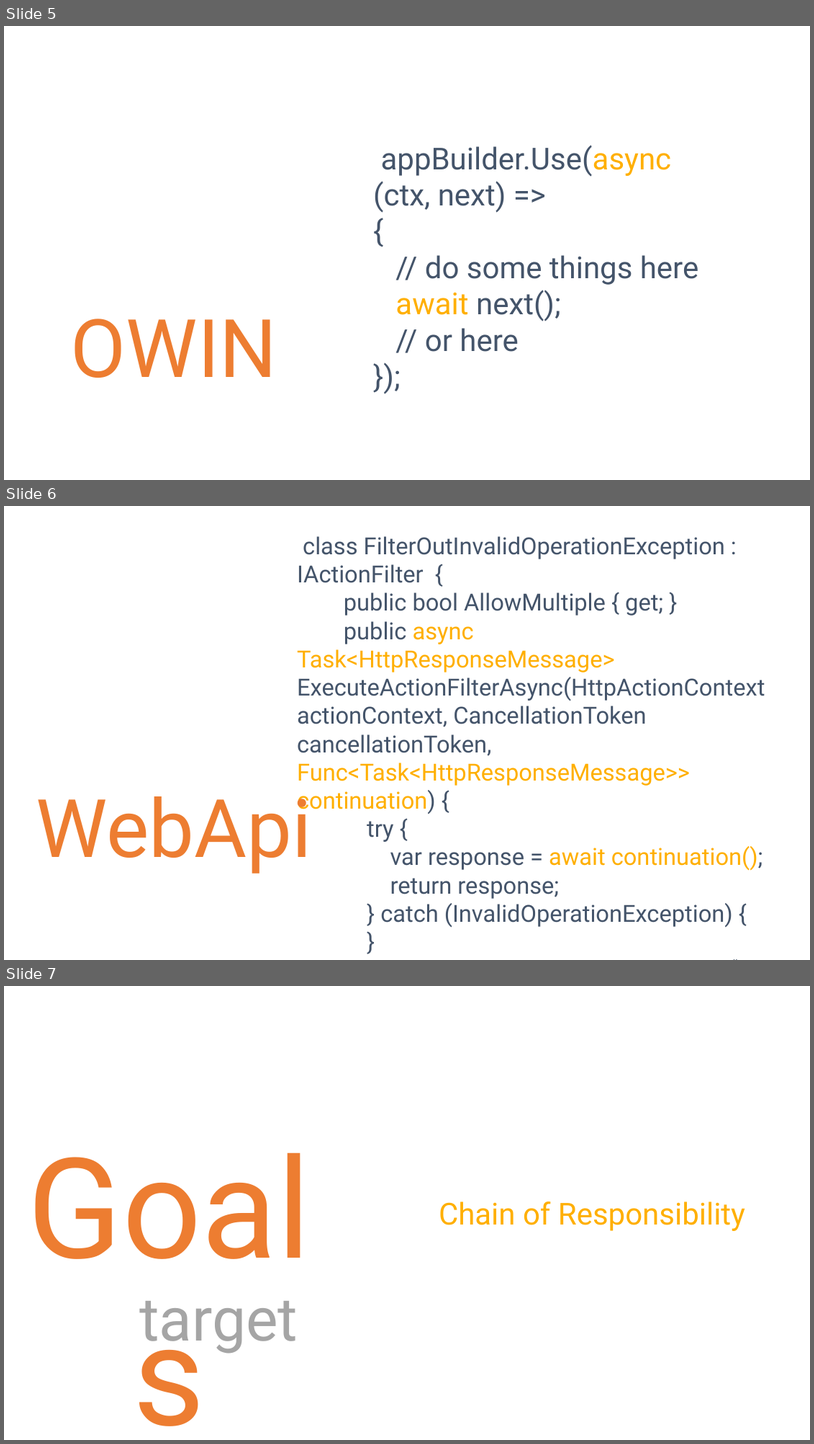
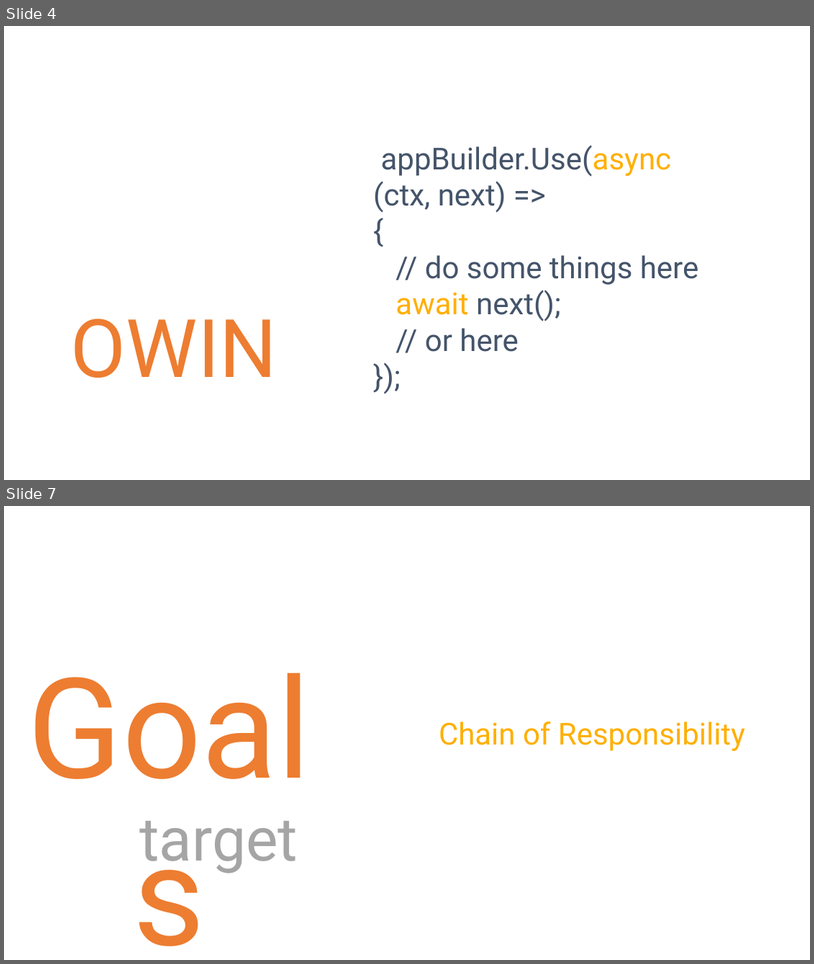
Before and after one commit to danielmarbach/async-dolls, a slide deck: presentation.pptx. Shown one above the other, each under a label of ours: slides 5, 6 and 7 before the commit, slides 4 and 7 after it; the slides between them are not shown. The pictures are 814x1444 and 814x964 pixels, drawn with LibreOffice and Linux fonts; fonts in the diff are those of the drawing. Boxes give left, top, right and bottom in pixels: in the first picture for what was removed or moved away, otherwise in the second. Text is boxed around its words. In the diff, an @@ line names an element or a change of style, - is before the commit and + after.

```diff
--- a/presentation.pptx
+++ b/presentation.pptx
@@ slide 6 removed at (4, 506, 810, 960), background #FFFFFF @@
@@ text removed at (297, 536, 765, 927) @@
-class FilterOutInvalidOperationException : IActionFilter {
-public bool AllowMultiple { get; }
-public async Task<HttpResponseMessage> ExecuteActionFilterAsync(HttpActionContext actionContext, CancellationToken cancellationToken, Func<Task<HttpResponseMessage>> continuation) {
-try {
-var response = await continuation();
-return response;
-} catch (InvalidOperationException) {
-}
-return new HttpResponseMessage();
-}
-}
@@ text removed at (36, 795, 312, 873) @@
-WebApi
@@ what was slide 5 is now slide 4 @@
```
Also in this commit, not shown: 1 slide changed, 3 slides added, 1 other slide removed, 1 other file.
